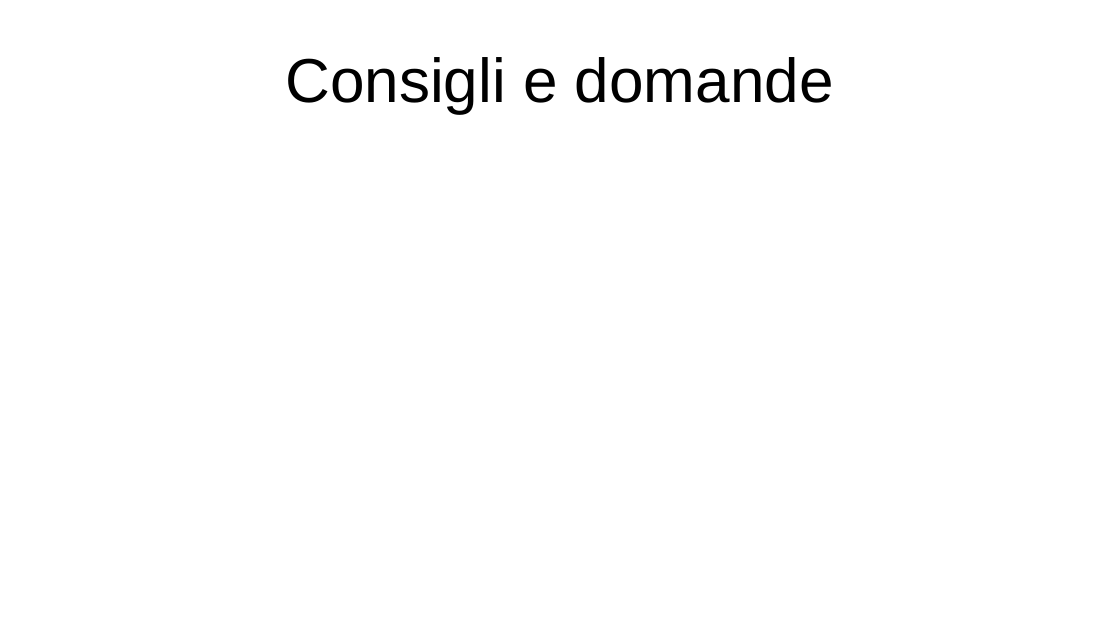
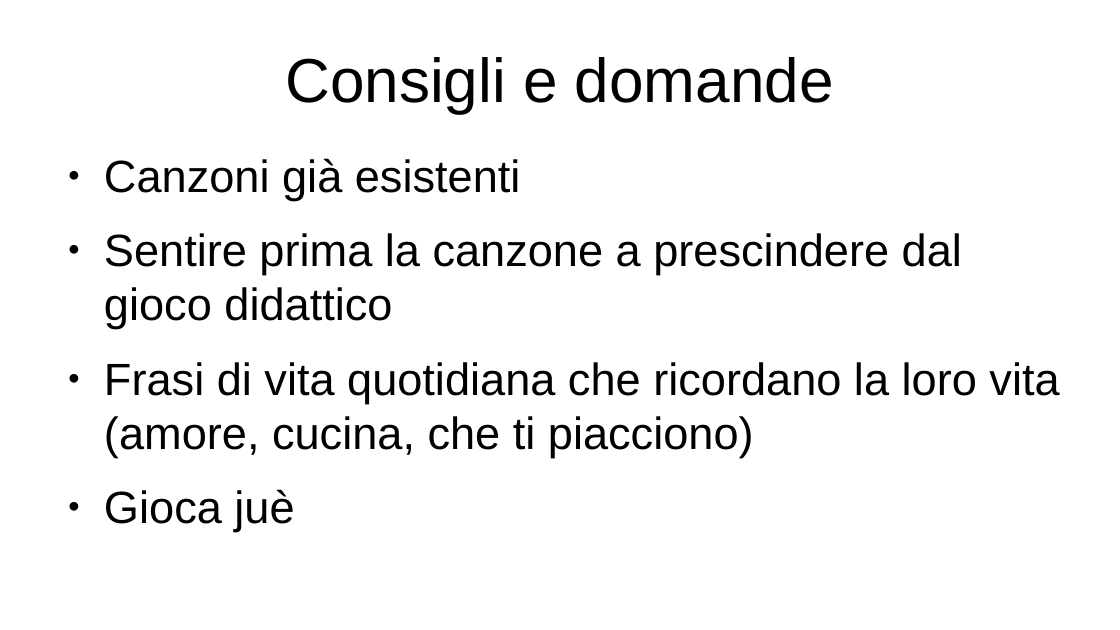
Before and after one commit to daloiso/tesi, a slide deck: slide 6 of presentazione.odp. Drawn at 1120x630 pixels with LibreOffice and Linux fonts; fonts in the diff are those of the drawing. Boxes give left, top, right and bottom in pixels: in the first picture for what was removed or moved away, otherwise in the second. Text is boxed around its words. In the diff, an @@ line names an element or a change of style, - is before the commit and + after.

```diff
--- a/presentazione.odp
+++ b/presentazione.odp
@@ text added at <box>104,158,1059,532</box>, 32 pt, text #000000 @@
+● Canzoni già esistenti
+● Sentire prima la canzone a prescindere dal gioco didattico
+● Frasi di vita quotidiana che ricordano la loro vita (amore, cucina, che ti piacciono)
+● Gioca juè
```
Also in this commit, not shown: 1 other file.
